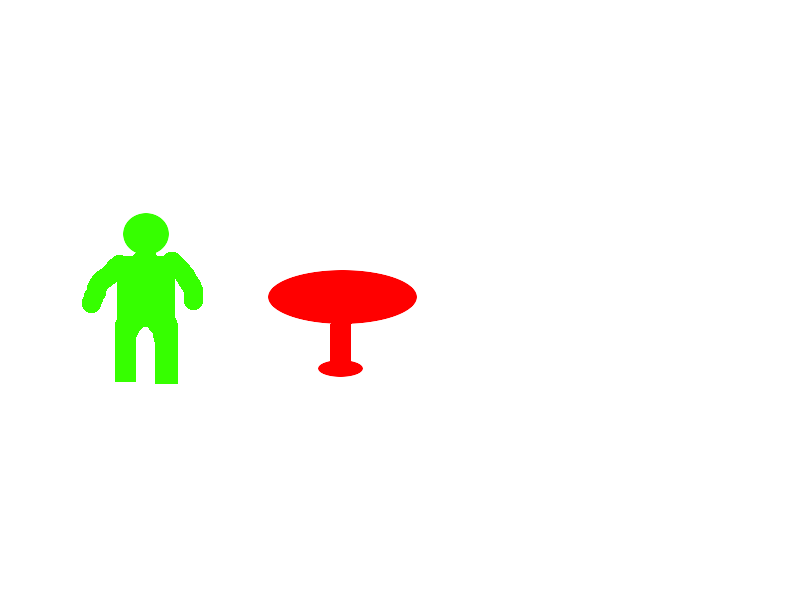
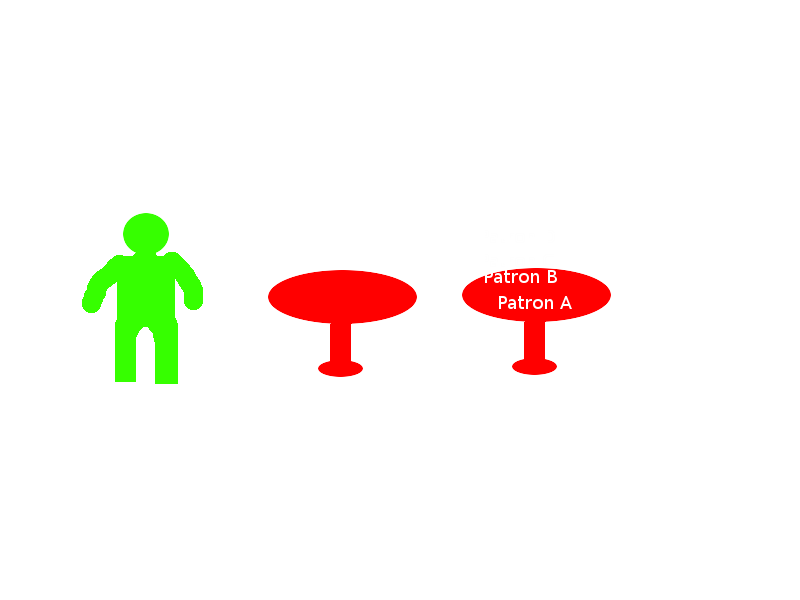
Comparing the layer stacks of the two 800×600 images. Changes:
added layer "Patron B" above "Patron A" over [487, 270, 557, 283]
added layer "Patron A" above "Layer" over [501, 296, 572, 309]
painted on "Layer" over [462, 268, 611, 375]
